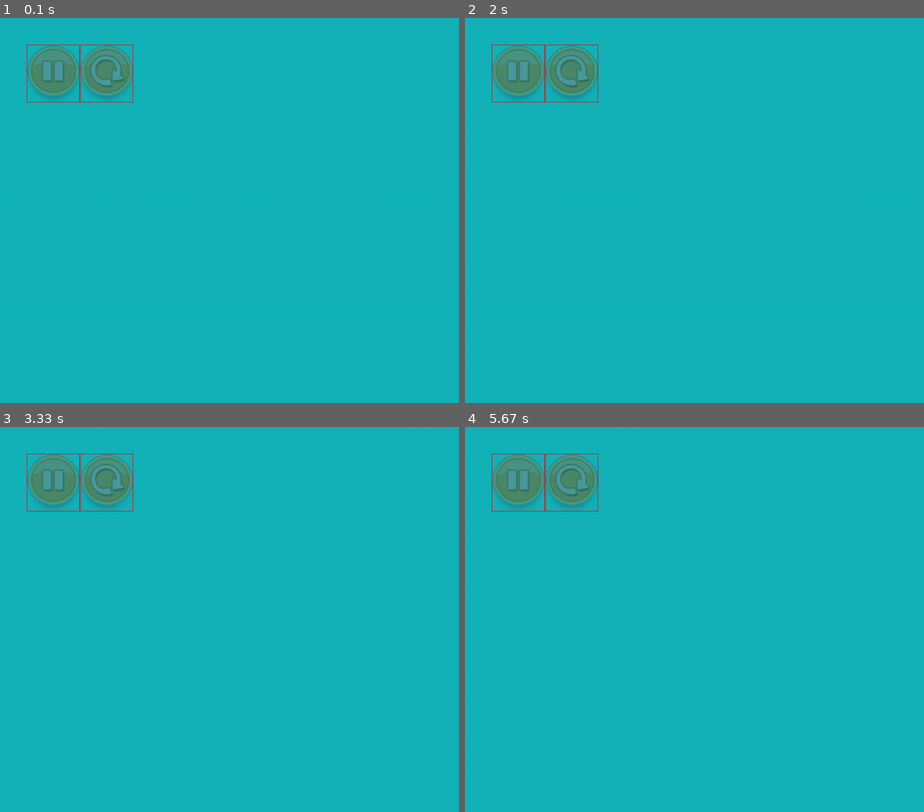
Above: before the commit, frames 1-4 (two rows, left to right).
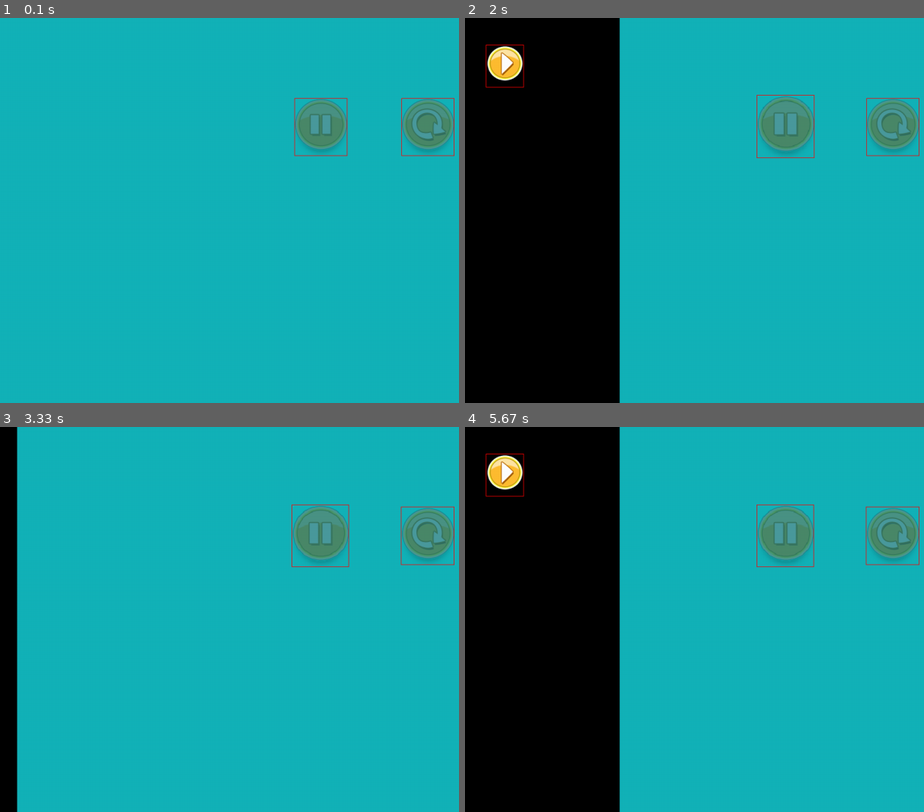
Above: after the commit, the same moments.

Repository: yunyuyuan/pygame-angry-birds
Game: pygame game, started from main.py
Two runs of this game, one before a commit and one after it. Both use one fixed random seed, a clock stepped at 60 frames per second and the inputs below.
Inputs (mouse positions are in pixels of both pictures, inside the frame that each line leads up to):
- Up to frame 1 (0.1 s): no input
- Up to frame 2 (2 s): press the mouse at (644, 214) at 0.37 s; move the mouse to (758, 252) at 0.47 s; release the mouse at (873, 295) at 0.6 s; click (786, 145) at 1.72 s
- Up to frame 3 (3.33 s): press the mouse at (321, 554) at 2.03 s; move the mouse to (449, 638) at 2.13 s; release the mouse at (outside the picture) at 2.27 s; press the mouse at (321, 554) at 2.37 s; move the mouse to (403, 554) at 2.47 s; release the mouse at (outside the picture) at 2.6 s; click (128, 569) at 2.75 s; press the mouse at (321, 554) at 3.2 s; move the mouse to (257, 554) at 3.3 s
- Up to frame 4 (5.67 s): release the mouse at (657, 550) at 3.43 s; press the mouse at (786, 554) at 3.53 s; move the mouse to (689, 658) at 3.63 s; release the mouse at (598, 761) at 3.77 s; press the mouse at (786, 554) at 3.87 s; move the mouse to (731, 600) at 3.97 s; release the mouse at (671, 650) at 4.1 s; press the mouse at (786, 554) at 4.2 s; move the mouse to (901, 631) at 4.3 s; release the mouse at (outside the picture) at 4.43 s; press the mouse at (786, 554) at 4.53 s; move the mouse to (772, 527) at 4.63 s; release the mouse at (767, 504) at 4.77 s; press the mouse at (786, 554) at 4.87 s; move the mouse to (712, 619) at 4.97 s; release the mouse at (639, 684) at 5.1 s; press the mouse at (786, 554) at 5.2 s; move the mouse to (671, 554) at 5.3 s; release the mouse at (556, 550) at 5.43 s; press the mouse at (786, 554) at 5.53 s; move the mouse to (919, 607) at 5.63 s

The runs differ from the first frame. In frame 1, 5.3% of the frame differs, in the area x 5-100%, y 6-36%; in frame 2, 37%, in the area x 0-100%, y 0-100%; in frame 3, 9.3%; in frame 4, 37%.

Commit message:
chapter 13

Diff:
--- a/src/__init__.py
+++ b/src/__init__.py
@@ -6,23 +6,28 @@
     from src.game.objects import GameBirdObject, GameObstacleObject
     from src.surface import PageSurface
 
-
 fps = 60.0
 
 # 单例静态class
 class Game(object):
     running = True
     debug = True
+    fps = fps
+    fps_frame_sec = int(1000/fps)
 
     geometry = (1280, 720)
     screen: pygame.Surface
     active_page: "PageSurface"
+
+    fps_event = pygame.USEREVENT + 1
 
     @staticmethod
     def pygame_event():
         for event in pygame.event.get():
             if event.type == pygame.QUIT:
                 Game.running = False
+            elif event.type == Game.fps_event:
+                Game.active_page.animation_event()
             elif event.type == pygame.KEYDOWN:
                 Game.active_page.keyboard_event(event)
             elif event.type == pygame.MOUSEBUTTONDOWN or event.type == pygame.MOUSEMOTION:
--- a/src/components/button.py
+++ b/src/components/button.py
@@ -1,23 +1,26 @@
 import pygame
-from typing import Tuple, Union
+from typing import Tuple, Callable, Any
 
 from src.utils.enums import ButtonImgMap
 
-from ..surface import ElementSurface, AnimationSurface
+from ..surface import ElementSurface, Animation
 from ..utils.img import clip_img
 from .. import Game
 
-class Button(ElementSurface, AnimationSurface):
+class Button(Animation, ElementSurface):
     def __init__(
         self,
         pos: Tuple[float, float],
         img: ButtonImgMap,
-        max_scale = 1.3,
+        on_click: Callable[[pygame.event.Event], Any] = lambda _: None,
+        max_scale = 1.1,
         *args, **kwargs
     ):
         super().__init__(size=img.value[1], pos=pos, *args, **kwargs)
         self.scale = 1
+        self.max_scale = max_scale - 1
         self.img_type = img
+        self.on_click = on_click
         self.img = clip_img("images/BUTTONS_SHEET_1.png", *img.value)
 
     def mouse_event(self, event: pygame.event.Event) -> bool:
@@ -25,18 +28,22 @@
         if event.type == pygame.MOUSEMOTION:
             if is_inside:
                 # button 放大动画
-                print(self.img_type)
+                self.animation_state = 1
             else:
                 # button 缩小动画
-                pass
+                self.animation_state = -1
         elif event.type == pygame.MOUSEBUTTONDOWN:
-            pass
+            if is_inside:
+                self.on_click(event)
         return False
 
+    def animation_step(self, progress):
+        self.scale = 1 + progress * self.max_scale
+
     def draw(self):
-        real_size = self.size
-        real_pos = self.pos
-        target_rect = pygame.Rect(real_pos, real_size)
-        self.parent.surface.blit(self.img, target_rect)
+        real_width = self.size[0] * self.scale
+        real_height = self.size[1] * self.scale
+        target_rect = pygame.Rect((self.pos[0]-(real_width-self.size[0])/2, self.pos[1]-(real_height-self.size[1])/2), (real_width, real_height))
+        self.parent.surface.blit(pygame.transform.scale(self.img, target_rect.size), target_rect)
         if Game.debug:
             pygame.draw.rect(self.parent.surface, pygame.Color(255, 0, 0), target_rect, width=1)
--- a/src/components/rect.py
+++ b/src/components/rect.py
@@ -19,7 +19,7 @@
         is_inside = self.is_mouse_inside(event)
         if event.type == pygame.MOUSEMOTION:
             if is_inside:
-                print('rect')
+                pass
         elif event.type == pygame.MOUSEBUTTONDOWN:
             pass
         return False
--- /dev/null
+++ b/src/components/side_panel.py
@@ -0,0 +1,20 @@
+
+import pygame
+from src import Game
+from src.surface import Animation, ContainerSurface
+
+
+class SidePanel(Animation, ContainerSurface):
+    def __init__(
+            self,
+            width: float,
+            *args, **kwargs
+        ):
+        super().__init__(speed=150, size=(width, Game.geometry[1]), pos=(0, 0), *args, **kwargs)
+        self.pos[0] = -self.size[0]
+
+    def toggle(self):
+        self.animation_state = -self.animation_state
+
+    def animation_step(self, progress):
+        self.pos[0] = (progress - 1) * self.size[0]
--- a/src/game/__init__.py
+++ b/src/game/__init__.py
@@ -1,6 +1,7 @@
 from typing import List, TYPE_CHECKING
 
 from src import Game
+from src.components.side_panel import SidePanel
 if TYPE_CHECKING:
     from src.game.objects import GameBirdObject, GameObstacleObject
 
@@ -31,17 +32,20 @@
     def __init__(self, *args, **kwargs):
         super().__init__(*args, **kwargs)
 
-        self.pause_btn = Button(pos=(50, 50), img=ButtonImgMap.pause, parent=self)
-        self.reset_btn = Button(pos=(150, 50), img=ButtonImgMap.reset, parent=self)
+        self.pause_btn = Button(pos=(550, 150), img=ButtonImgMap.pause, parent=self, on_click=self.pause_game)
+        self.reset_btn = Button(pos=(750, 150), img=ButtonImgMap.reset, parent=self)
 
         # 侧边栏
-        self.left_board = ContainerSurface(size=(300, 600), pos=(50, 20), visible=False, parent=self)
-        self.left_board_bg = RectSurface(size=(250, 600), pos=(0, 0), color=pygame.Color(255, 255, 255), parent=self.left_board)
+        self.left_board = SidePanel(width=300, visible=True, parent=self)
+        self.left_board_bg = RectSurface(size=(250, 600), pos=(0, 0), color=pygame.Color(0, 0, 0), parent=self.left_board)
         self.resume_btn = Button(pos=(50, 50), img=ButtonImgMap.resume, parent=self.left_board)
         self.left_board.children.extend([self.left_board_bg, self.resume_btn])
 
         self.children.extend([self.pause_btn, self.reset_btn, self.left_board])
 
+    def pause_game(self, event: pygame.event.Event):
+        self.left_board.toggle()
+
     def draw(self):
         self.surface.fill("#13b3b9")
         return super().draw()
--- a/src/start.py
+++ b/src/start.py
@@ -4,13 +4,13 @@
 from . import Game
 
 
-fps = 60.0
-
 def start_game():
     # pygame setup
     pygame.init()
     Game.screen = pygame.display.set_mode(Game.geometry)
     clock = pygame.time.Clock()
+
+    pygame.time.set_timer(Game.fps_event, Game.fps_frame_sec)
     Game.active_page = GamePage()
 
     while Game.running:
@@ -21,6 +21,6 @@
 
         # flip() the display to put your work on screen
         pygame.display.flip()
-        clock.tick(fps)
+        clock.tick(Game.fps)
 
     pygame.quit()
--- a/src/surface.py
+++ b/src/surface.py
@@ -1,5 +1,7 @@
 import pygame
 from typing import List, Union, Tuple
+
+from src.utils.smart_arr import arr_sub
 from . import Game
 
 class Drawable():
@@ -9,6 +11,13 @@
         '''
         pass
 
+class Animatable():
+    def animation_event(self):
+        if isinstance(self, Animation):
+            self.animate()
+'''
+----------------------------------------------------------------------
+'''
 class EventSurface(Drawable):
     '''
     带有鼠标和键盘事件的Drawable
@@ -16,8 +25,8 @@
     def __init__(self, size: Tuple[float, float], pos: Tuple[float, float], parent: Union[None, "ContainerSurface"] = None, visible = True, *args, **kwargs):
         super().__init__(*args, **kwargs)
         self.surface = pygame.Surface(size=size)
-        self.size = size
-        self.pos = pos
+        self.size = list(size)
+        self.pos = list(pos)
         self.visible = visible
         self.parent = parent
 
@@ -34,7 +43,7 @@
         ''' 返回True则说明被拦截，不再继续往下处理 '''
         return False
 
-class ContainerSurface(EventSurface):
+class ContainerSurface(EventSurface, Animatable):
     '''
     * Container没有实体
     * Container拦截鼠标和键盘事件, 依次传给child处理
@@ -46,7 +55,7 @@
         *args, **kwargs
     ):
         super().__init__(size=size if size else Game.geometry, pos=pos, *args, **kwargs)
-        self.children: List[EventSurface] = []
+        self.children: List[Union["ContainerSurface", ElementSurface]] = []
 
     @property
     def visible_children(self):
@@ -61,7 +70,7 @@
         # 鼠标在container内部, 拦截
         if self.is_mouse_inside(event=event):
             # 修改为相对坐标
-            event.pos = (event.pos[0]-self.pos[0], event.pos[1]-self.pos[1])
+            event.pos = arr_sub(event.pos, self.pos)
             for child in self.children_stack:
                 if child.mouse_event(event):
                     break
@@ -75,6 +84,11 @@
                 break
         return True
 
+    def animation_event(self):
+        super().animation_event()
+        for child in self.children_stack:
+            child.animation_event()
+
     def draw(self):
         ''' 按顺序画出每一个子组件 '''
         for child in self.visible_children:
@@ -82,6 +96,28 @@
         parent_surface = self.parent.surface if self.parent else Game.screen
         parent_surface.blit(self.surface, self.pos)
         return super().draw()
+
+
+class Animation():
+    '''
+    特性：
+    * 不可中断
+    '''
+    def __init__(self, speed = 150, *args, **kwargs):
+        super().__init__(*args, **kwargs)
+        self.animation_state = -1
+        # 0.01~1.00
+        self.animation_progress: float = 0
+        self.animation_speed = Game.fps_frame_sec/speed
+
+    def animation_step(self, progress: float):
+        raise NotImplementedError("you must define the animation step!")
+
+    def animate(self):
+        new_progress = self.animation_progress + self.animation_speed*self.animation_state
+        if 0 <= new_progress < 1:
+            self.animation_progress = new_progress
+            self.animation_step(self.animation_progress)
 
 class PageSurface(ContainerSurface):
     '''
@@ -96,24 +132,8 @@
     def back(self):
         pass
 
-class AnimationSurface():
-    '''
-    * 有两种状态
-    * 逐帧判断，并改变
-    '''
-    def __init__(self, speed = 1, *args, **kwargs):
-        super().__init__(*args, **kwargs)
-        # 0~100步
-        self.progress = 0
-        self.speed = speed
 
-    def next_step(self, status: int):
-        pass
-
-    def animation_step(self):
-        pass
-
-class ElementSurface(EventSurface):
+class ElementSurface(EventSurface, Animatable):
     '''
     基本组件
     '''
--- /dev/null
+++ b/src/utils/smart_arr.py
@@ -0,0 +1,15 @@
+from typing import Tuple, Type, Union, List
+
+Array = Union[Tuple[float, float], List[float]]
+
+def arr_plus(a1: Array, a2: Array):
+    return (a1[0]+a2[0], a1[1]+a2[1])
+
+def arr_sub(a1: Array, a2: Array):
+    return (a1[0]-a2[0], a1[1]-a2[1])
+
+def arr_multi(a1: Array, a2: Array):
+    return (a1[0]*a2[0], a1[1]*a2[1])
+
+def arr_divide(a1: Array, a2: Array):
+    return (a1[0]/a2[0], a1[1]/a2[1])
